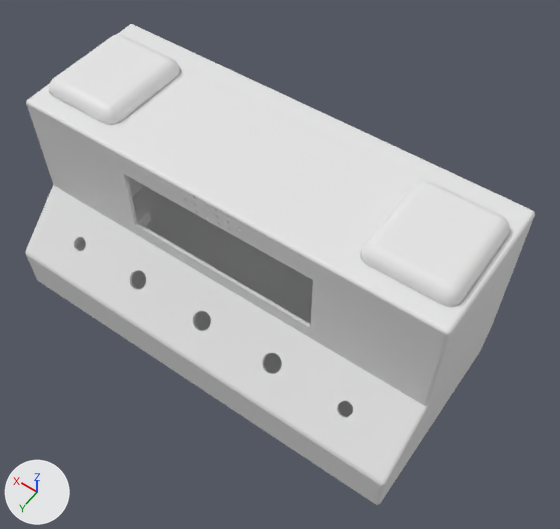
Renders of the Blender file 3D/Chess_clock.blend from each side of a commit.
Rendered twice from a camera (50 mm lens) standing at (-0.1035, 0.1272, 0.2022) and looking at (-0.0114, -0.0017, -0.0003). The axes (+X, +Y, +Z) are drawn at lower left. The lights are the same throughout.

Script lines for the objects in view, before the commit:
```python
me_cube_003 = bpy.data.meshes.new('Cube.003')
me_cube_003.from_pydata(...)  # 565 vertices, 540 faces; spans x -0.075..0.075, y -0.065..-0.015, z -0.005..0.0685
me_cube_004 = bpy.data.meshes.new('Cube.004')
me_cube_004.from_pydata(...)  # 408 vertices, 328 faces; spans x -0.0743..-0.0443, y -0.0256..0.0094, z 0.033..0.043
me_cylinder_004 = bpy.data.meshes.new('Cylinder.004')
me_cylinder_004.from_pydata(...)  # 4614 vertices, 3118 faces; spans x -0.077..0.077, y -0.036..0.038, z -0.036..0.035
ob_back_box = bpy.data.objects.new('Back_box', me_cube_003)
ob_back_box.location = (0.0, 0.03, -0.03)
ob_front_box = bpy.data.objects.new('Front_box', me_cylinder_004)
ob_front_box.location = (0.0, 0.0, 0.0)
ob_front_box.rotation_euler = (1.571, 0.0, 0.0)  # degrees (90, 0, 0)
ob_player_button_right = bpy.data.objects.new('Player_button_right', me_cube_004)
ob_player_button_right.location = (0.0, 0.0, 0.0)
_m = ob_player_button_right.modifiers.new('Mirror', 'MIRROR')
```
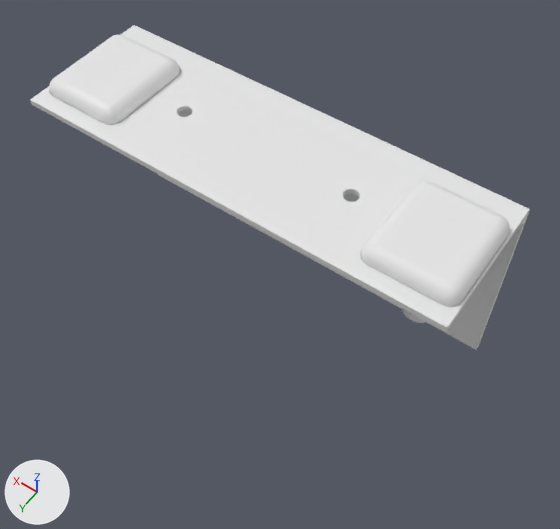
Commit message: Add holes for LEDs in the back plate

Edits to the scene script, one JSON object a line:
```json
{"block": "me_cube_003", "where": "# used by ob_back_box; location = (0.0, 0.03, -0.03)"}
{"op": "remove", "block": "me_cube_003", "code": "me_cube_003.from_pydata(...)  # 565 vertices, 540 faces; spans x -0.075..0.075, y -0.065..-0.015, z -0.005..0.0685"}
{"op": "add", "block": "me_cube_003", "code": "me_cube_003.from_pydata(...)  # 861 vertices, 702 faces; spans x -0.075..0.075, y -0.065..-0.015, z -0.005..0.0685"}
{"block": "me_cube_003", "change": "me_cube_003 part 1"}
{"block": "me_cube_003", "change": "14 faces are deleted"}
{"block": "me_cube_003", "change": "160 vertices are added at x -0.0415..0.0415, y -0.0638..-0.015, z 0.0665..0.0685"}
{"block": "me_cube_003", "change": "111 new vertices lie (0.0, 0.0, 0.0017) away from vertices in x -0.0336..0.0336, y -0.0419..-0.0369, z 0.0668"}
{"block": "me_cube_003", "change": "17 new vertices lie (0.0, 0.0, 0.0018) away from vertices in x 0.0293..0.0329, y -0.0376..-0.0369, z 0.0667"}
{"block": "me_cube_003", "change": "8 new vertices lie (0.006, 0.0, 0.0) away from vertices in x -0.0341..0.0281, y -0.0424..-0.0364, z 0.0667..0.0685"}
{"block": "me_cube_003", "change": "176 new faces join them"}
{"op": "add", "block": "ob_front_box", "code": "ob_front_box.hide_set(True)"}
```

Changed parts and their boxes [x1, y1, x2, y2] in the pictures (560 x 529 px):
```json
{"object": "Front_box", "change": "hidden", "before": [25, 24, 535, 505]}
{"object": "Back_box", "change": "reshaped", "before": [30, 25, 529, 328], "after": [30, 25, 530, 349], "on screen": "7% taller"}
{"part": 1, "of": "me_cube_003", "change": "built on", "before": [107, 103, 363, 266], "after": [107, 103, 363, 271]}
```
